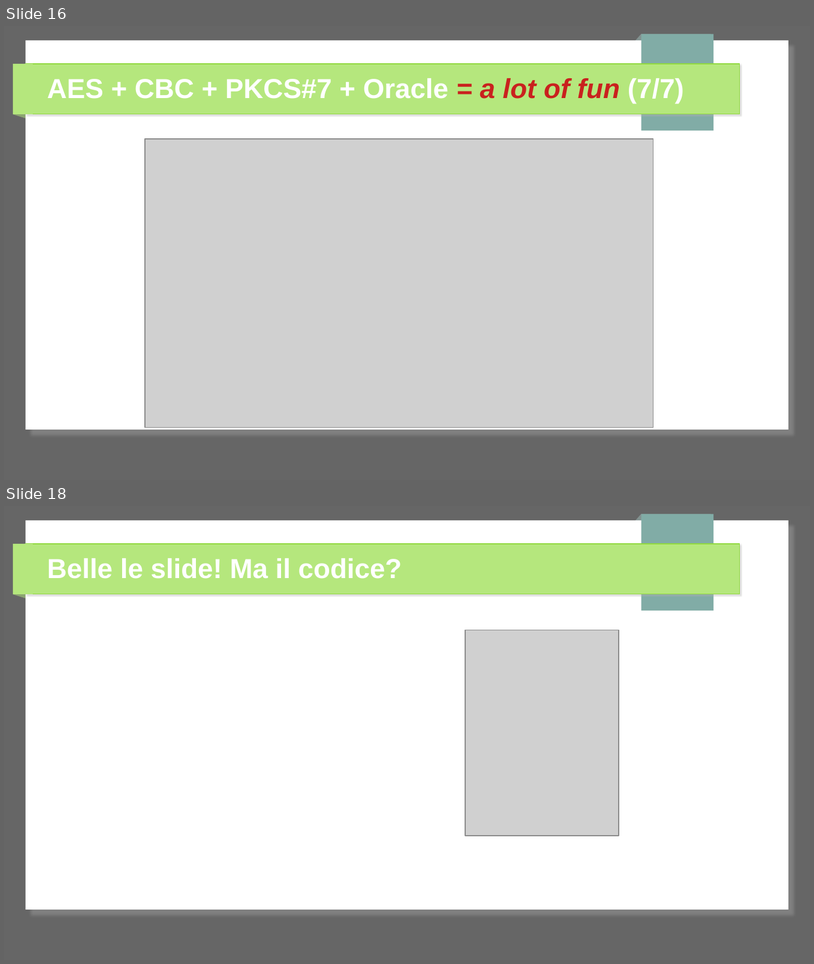
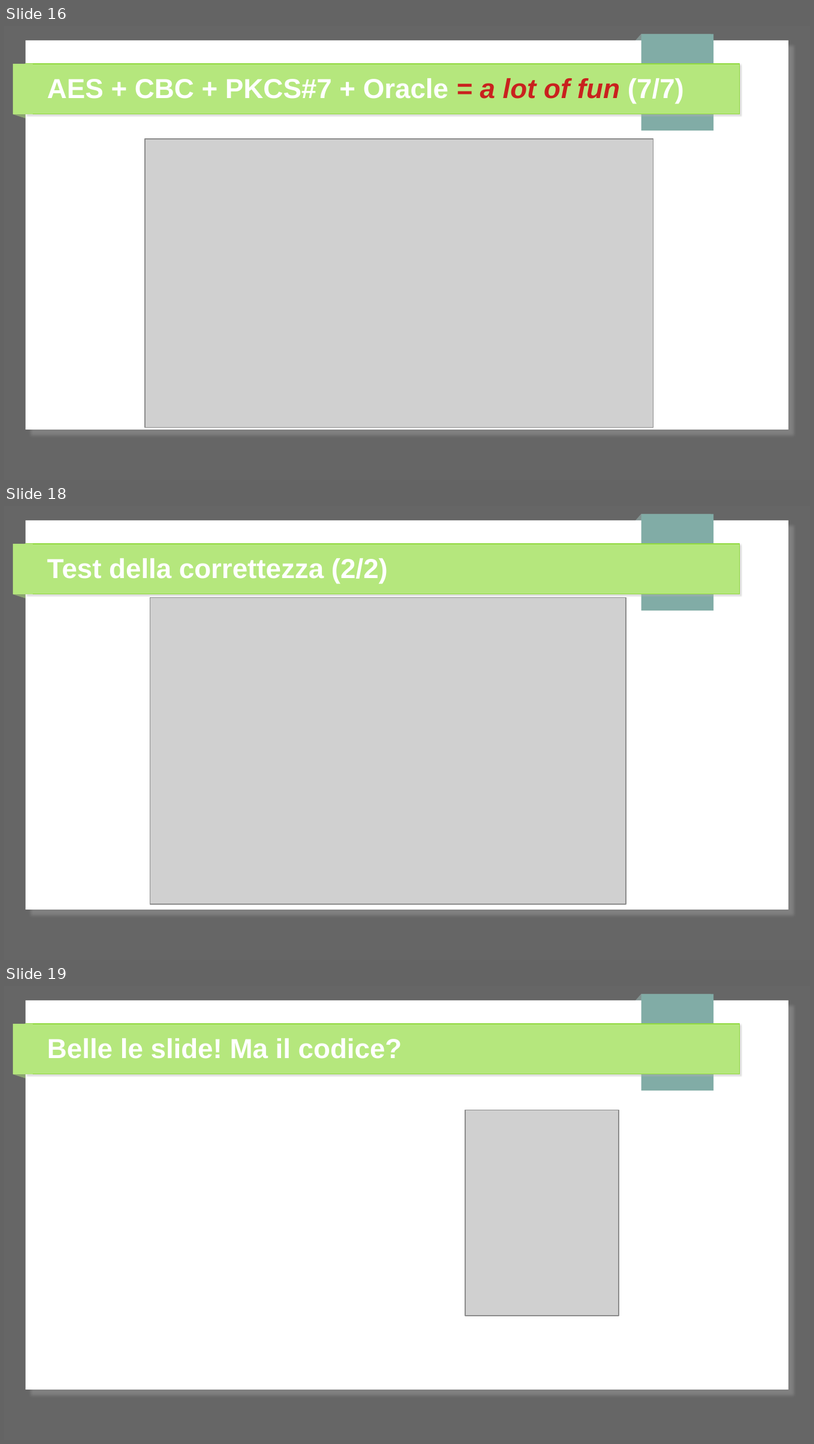
Before and after one commit to 0xfederico/cryptography-attacks, a slide deck: 01-padding oracle attack/presentations/Presentazione linux day 28 ottobre 2023.odp. Shown one above the other, each under a label of ours: slides 16 and 18 before the commit, slides 16, 18 and 19 after it; the slides between them are not shown. The pictures are 814x964 and 814x1444 pixels, drawn with LibreOffice and Linux fonts; fonts in the diff are those of the drawing; grey boxes stand for pictures. Boxes give left, top, right and bottom in pixels: in the first picture for what was removed or moved away, otherwise in the second. Text is boxed around its words. In the diff, an @@ line names an element or a change of style, - is before the commit and + after.

Commit message:
added slides about "test of correctness"

```diff
--- a/01-padding oracle attack/presentations/Presentazione linux day 28 ottobre 2023.odp
+++ b/01-padding oracle attack/presentations/Presentazione linux day 28 ottobre 2023.odp
@@ slide 18 added at [4,506,810,960], background #666666; not listed: 7 template elements that a slide beside it also shows @@
@@ title added at [47,558,388,583], 27 pt, text #FFFFFF, bold @@
+Test della correttezza (2/2)
@@ picture added at [150,597,627,904] @@
@@ what was slide 18 is now slide 19 @@
```
Also in this commit, not shown: 1 other slide added, 1 slide removed, 4 other files.
